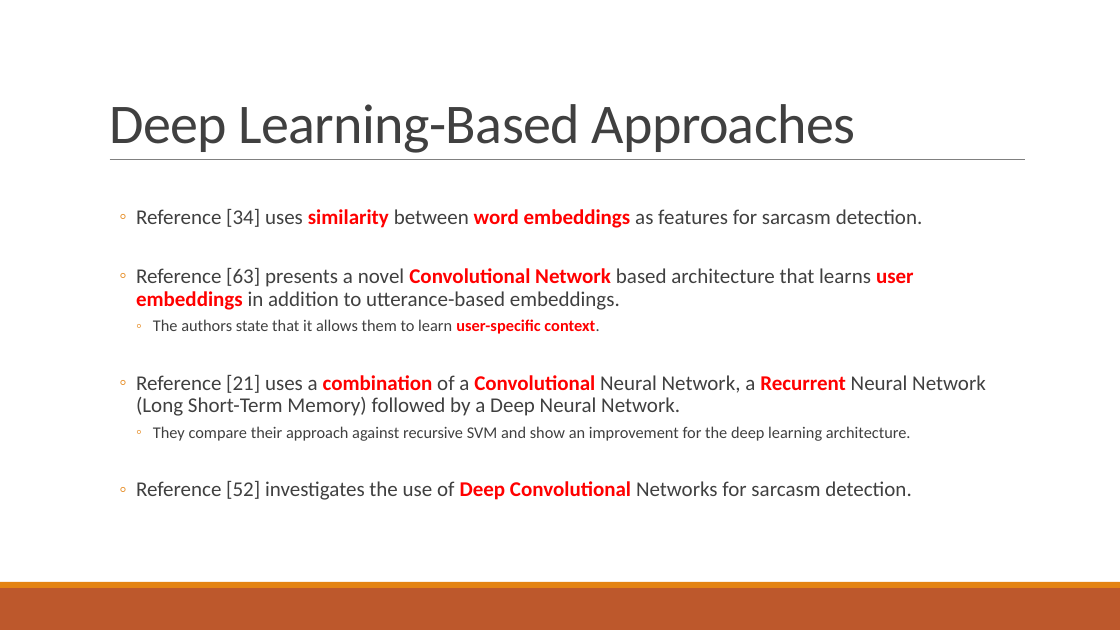
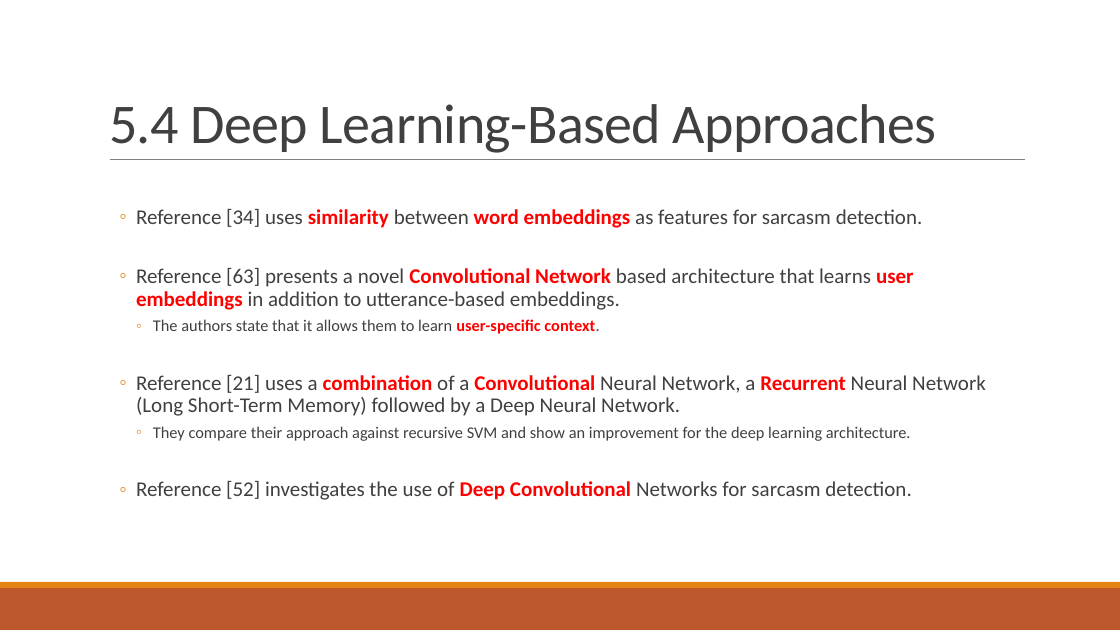
Before and after one commit to liangxh/grad, a slide deck: slide 23 of [文献调研] Automatic Sarcasm Detection A Survey.pptx. Drawn at 1120x630 pixels with LibreOffice and Linux fonts; fonts in the diff are those of the drawing. Boxes give left, top, right and bottom in pixels: in the first picture for what was removed or moved away, otherwise in the second. Text is boxed around its words. In the diff, an @@ line names an element or a change of style, - is before the commit and + after.

```diff
--- a/[文献调研] Automatic Sarcasm Detection A Survey.pptx
+++ b/[文献调研] Automatic Sarcasm Detection A Survey.pptx
@@ title at box(109, 104, 937, 153): text changed @@
-Deep Learning-Based Approaches
+5.4 Deep Learning-Based Approaches
```
Also in this commit, not shown: 22 other slides changed, 11 slides added, 1 slide removed.
